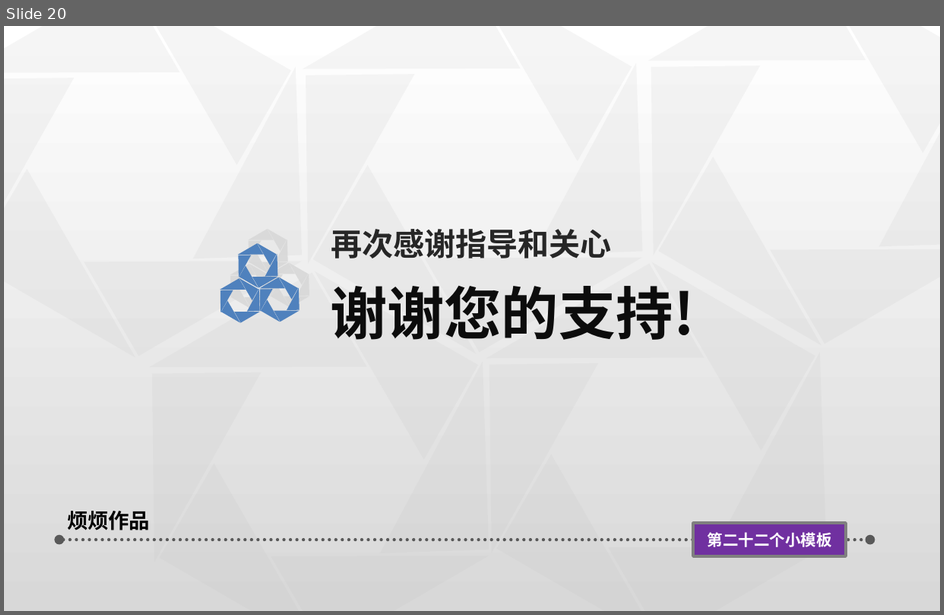
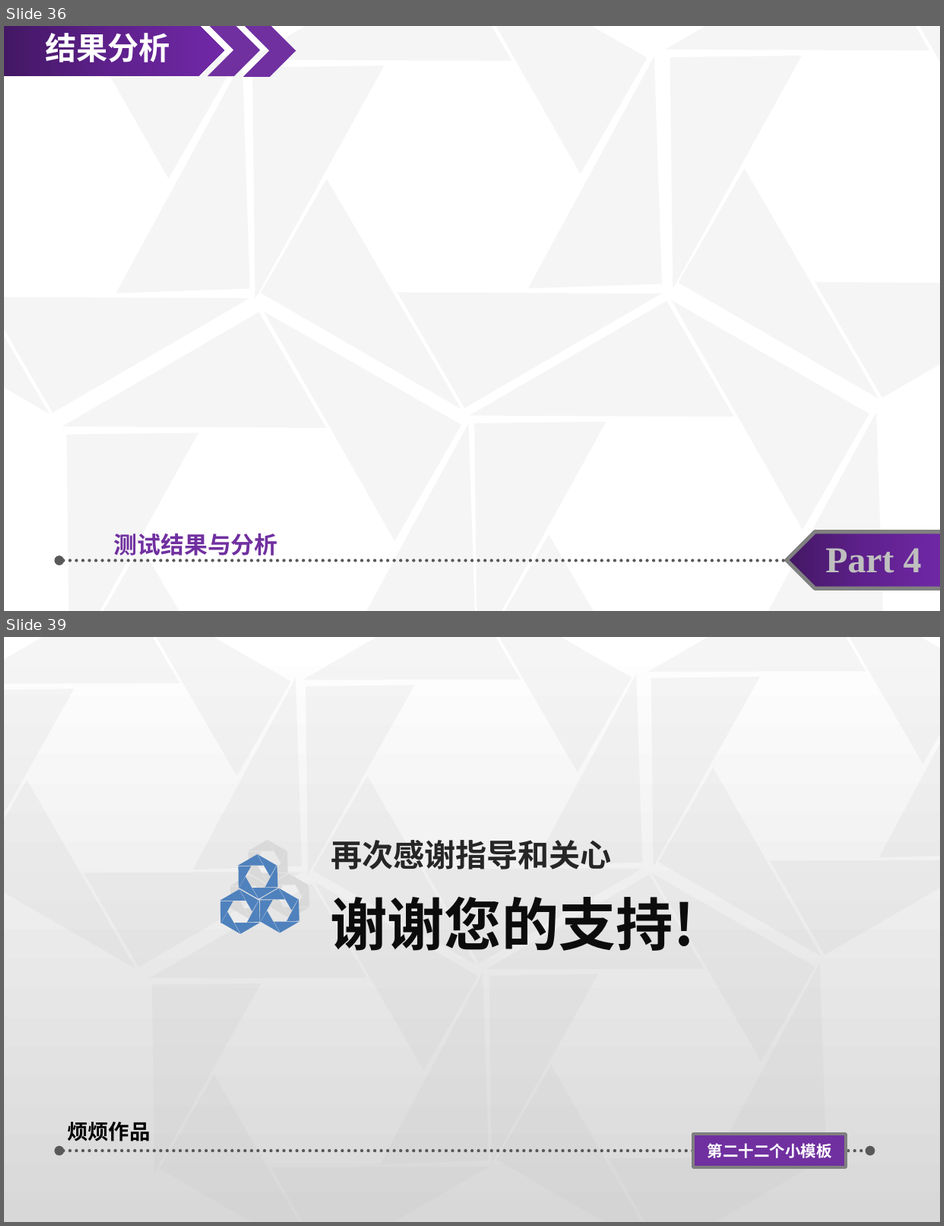
Before and after one commit to taixihuase/LeapMotion, a slide deck: Assets/Documents/毕业设计答辩.pptx. Shown one above the other, each under a label of ours: slide 20 before the commit, slides 36 and 39 after it; the slides between them are not shown. The pictures are 944x615 and 944x1226 pixels, drawn with LibreOffice and Linux fonts; fonts in the diff are those of the drawing. Boxes give left, top, right and bottom in pixels: in the first picture for what was removed or moved away, otherwise in the second. Text is boxed around its words. In the diff, an @@ line names an element or a change of style, - is before the commit and + after.

```diff
--- a/Assets/Documents/毕业设计答辩.pptx
+++ b/Assets/Documents/毕业设计答辩.pptx
@@ slide 36 added at (4,26,940,611), background #FFFFFF @@
@@ group added at (4,26,940,611): 29 right triangles @@
@@ pentagon arrow added at (4,26,224,77), fill gradient #431764 to #5F218E to #7128A8, 24 pt, text #FFFFFF, bold @@
+结果分析
@@ chevron added at (207,26,259,77), fill #7030A0 @@
@@ chevron added at (243,26,296,77), fill #7030A0 @@
@@ text added at (114,534,278,560), 18 pt, text #7030A0, bold @@
+测试结果与分析
@@ pentagon arrow added at (787,531,940,588), fill gradient #431764 to #5F218E to #7128A8, outline #808080 3 pt, 28 pt, text #BFBFBF, bold @@
+Part 4
@@ double arrow added from (59, 560) to (870, 560), #595959 2.5 pt dashed @@
@@ what was slide 20 is now slide 39 @@
```
Also in this commit, not shown: 5 slides changed, 20 other slides added, 2 slides removed, 1 other file.
